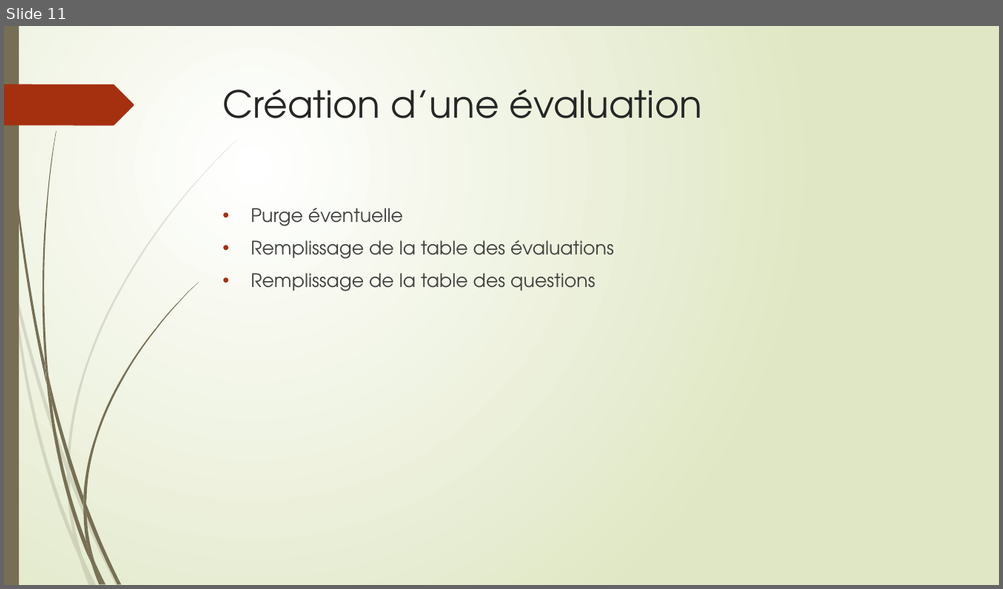
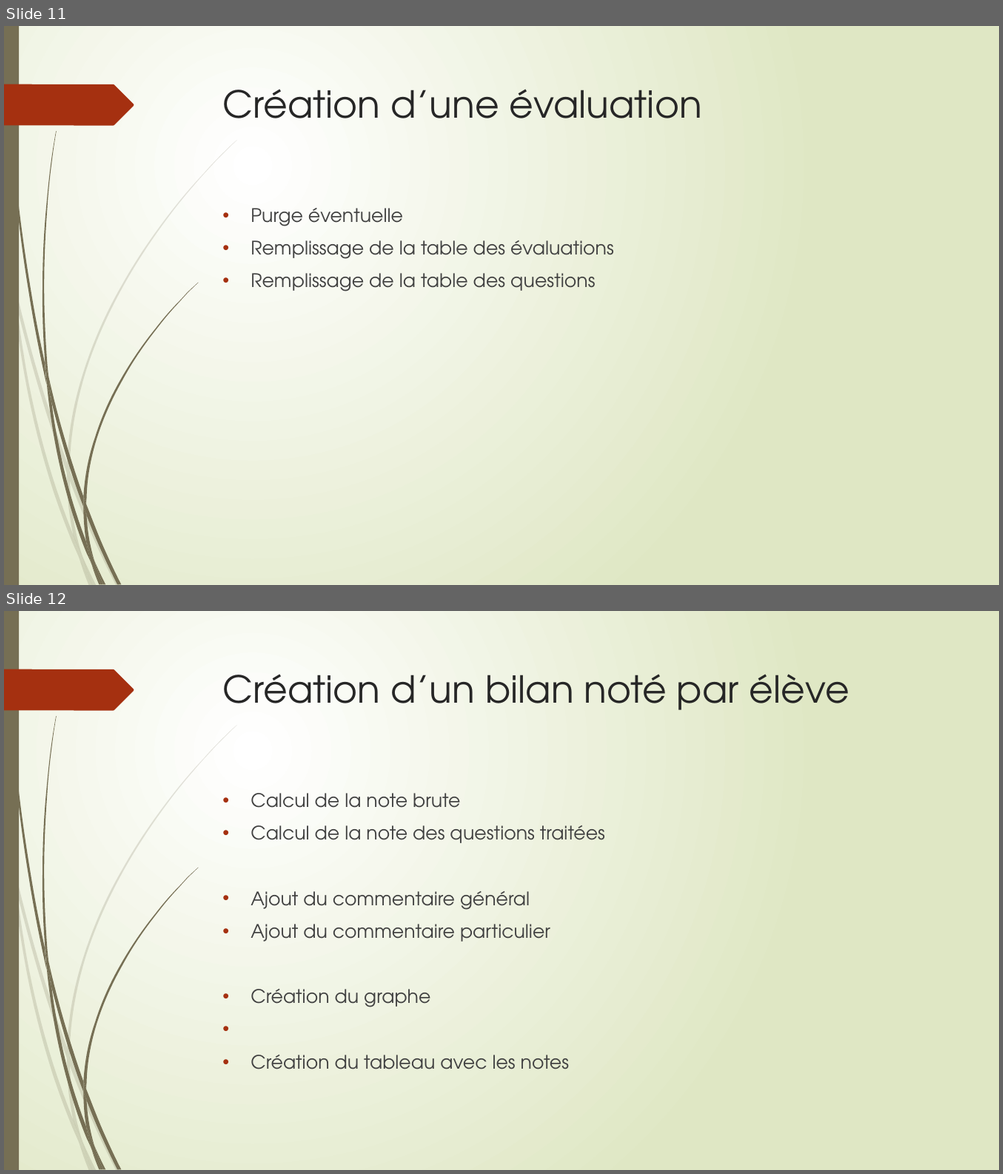
Before and after one commit to xpessoles/EvaluationCompetences, a slide deck: EvaluationParCompetences.pptx. Shown one above the other, each under a label of ours: slide 11 before the commit, slides 11 and 12 after it. The pictures are 1003x589 and 1003x1174 pixels, drawn with LibreOffice and Linux fonts; fonts in the diff are those of the drawing. Boxes give left, top, right and bottom in pixels: in the first picture for what was removed or moved away, otherwise in the second. Text is boxed around its words. In the diff, an @@ line names an element or a change of style, - is before the commit and + after.

```diff
--- a/EvaluationParCompetences.pptx
+++ b/EvaluationParCompetences.pptx
@@ slide 12 added at (4,611,999,1170), background gradient #FFFFFF to #DFE8C4; not listed: 24 template elements that a slide beside it also shows @@
@@ title added at (223,674,849,710), 36 pt, text #262626 @@
+Création d’un bilan noté par élève
@@ text added at (250,793,605,1070), 18 pt, text #404040 @@
+• Calcul de la note brute
+• Calcul de la note des questions traitées
+• Ajout du commentaire général
+• Ajout du commentaire particulier
+• Création du graphe
+• Création du tableau avec les notes
```
Also in this commit, not shown: 3 other files.
